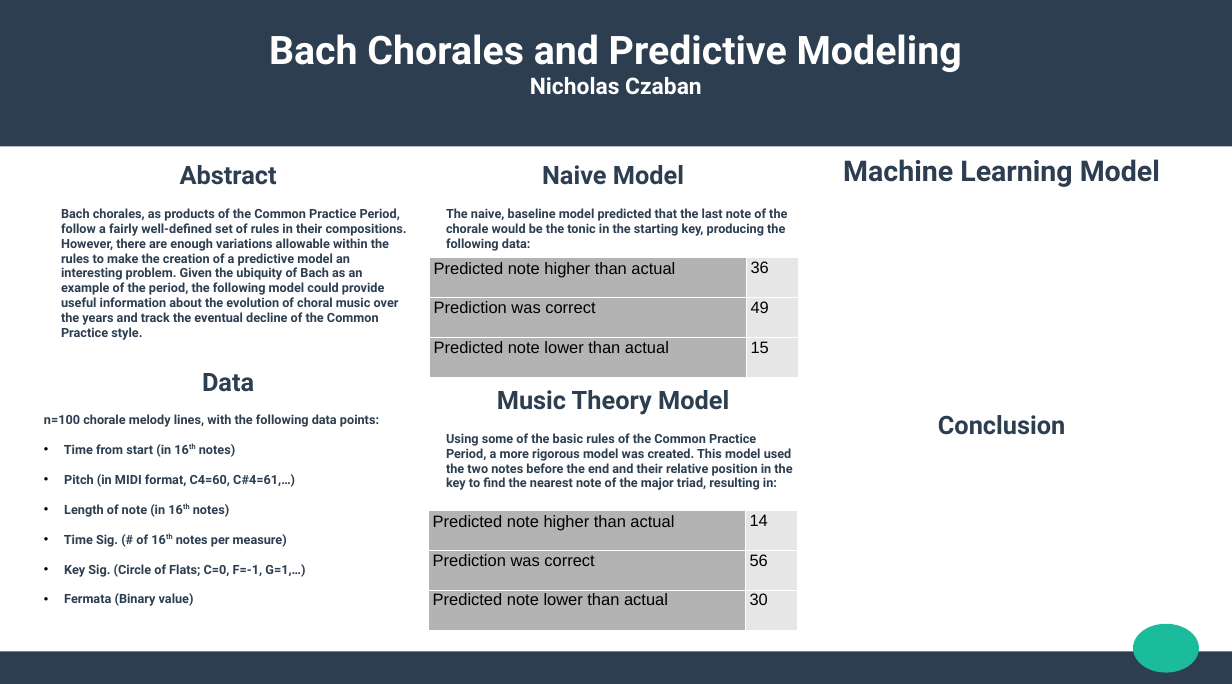
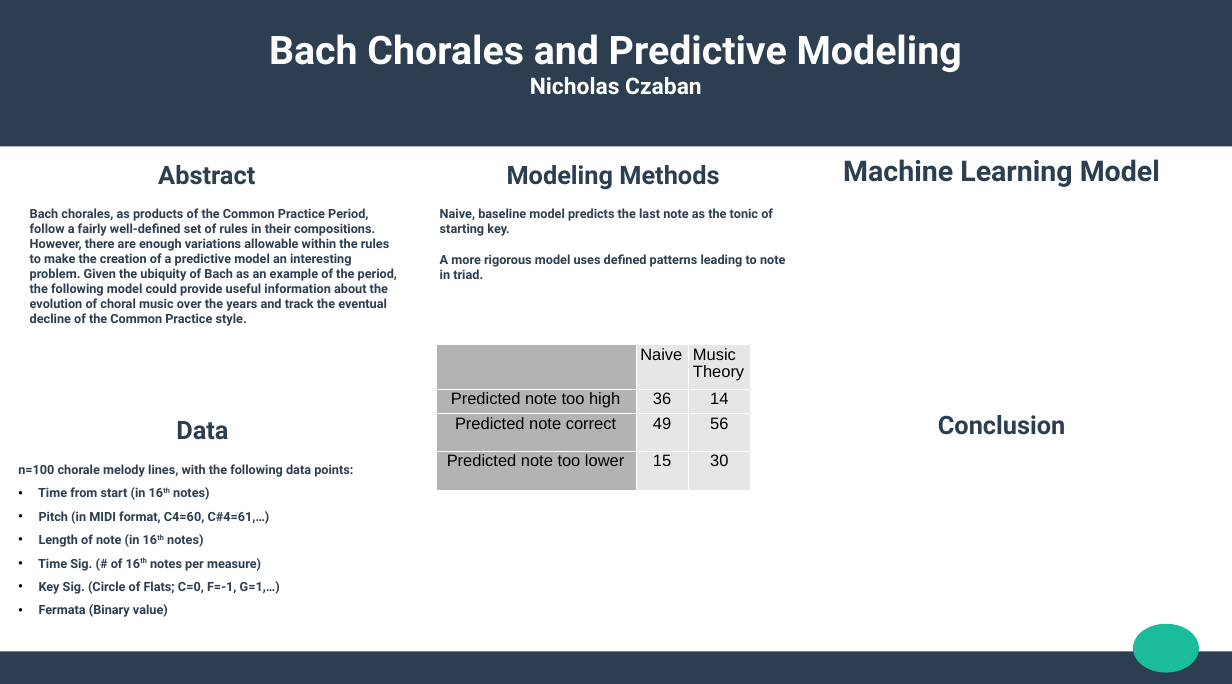
Before and after one commit to nczaban/MathJuniorIS, a slide deck: slide 1 of Poster Template.odp. Drawn at 1232x684 pixels with LibreOffice and Linux fonts; fonts in the diff are those of the drawing; background and template pictures are left out. Boxes give left, top, right and bottom in pixels: in the first picture for what was removed or moved away, otherwise in the second. Text is boxed around its words. In the diff, an @@ line names an element or a change of style, - is before the commit and + after.

Commit message:
Condense poster and add info to smarter model

```diff
--- a/Poster Template.odp
+++ b/Poster Template.odp
@@ text "Abstract" rewrapped from bbox=[61, 165, 407, 340] to bbox=[30, 165, 397, 326] @@
@@ text at bbox=[440, 165, 785, 279]: text changed @@
-Naive Model
-The naive, baseline model predicted that the last note of the chorale would be the tonic in the starting key, producing the following data:
+Modeling Methods
+● Naive, baseline model predicts the last note as the tonic of starting key.
+● A more rigorous model uses defined patterns leading to note in triad.
@@ table at bbox=[436, 345, 750, 490] @@
-Predicted note higher than actual | 36
-Prediction was correct | 49
-Predicted note lower than actual | 15
+ | Naive | Music Theory
+Predicted note too high | 36 | 14
+Predicted note correct | 49 | 56
+Predicted note too lower | 15 | 30
@@ table: place and size @@
-table at bbox=[429, 257, 798, 377]
+table at bbox=[436, 345, 750, 490]
@@ text "Data": place and size @@
-text "Data" at bbox=[44, 373, 379, 606]
+text "Data" at bbox=[18, 421, 353, 617]
@@ text "Data" at bbox=[18, 421, 353, 617]: line spacing 0.88 to 0.98; line spacing 0.9 to 1; less space between paragraphs @@
@@ text removed at bbox=[446, 390, 792, 490] @@
-Music Theory Model
-Using some of the basic rules of the Common Practice Period, a more rigorous model was created. This model used the two notes before the end and their relative position in the key to find the nearest note of the major triad, resulting in:
@@ table removed at bbox=[428, 511, 797, 630], 3 rows, 2 columns @@
-Predicted note higher than actual | 14
-Prediction was correct | 56
-Predicted note lower than actual | 30
```
Also in this commit, not shown: 1 other file.
